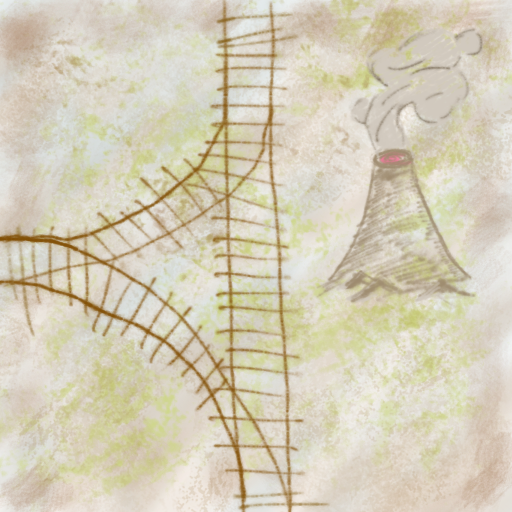
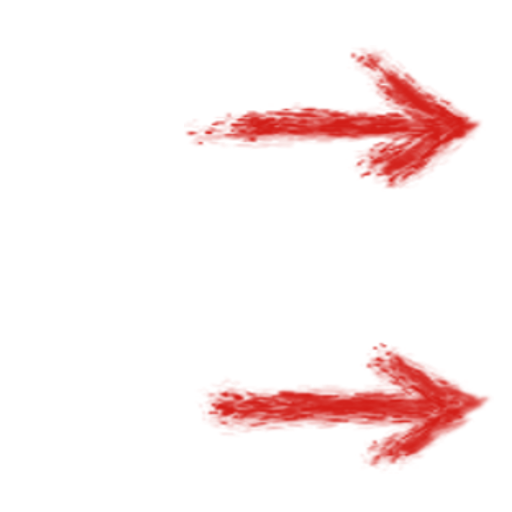
Layers edited between the first and the second 512 x 512 image:
showed "active east", painted on it over [128, 0, 512, 512]
hid group "Switch_T_W" (4 layers) over [0, 0, 512, 512]
painted on "exta" (9th of 15, in "Switch_T_W") over [0, 0, 256, 64]
painted on "Paint Layer 4" over [320, 0, 512, 384]
masked "track" (9th of 17, in "Switch_T_W") over [0, 0, 448, 512]
hid "texture", painted on it over [0, 0, 512, 512]
hid "Background", painted on it over [0, 0, 512, 512]